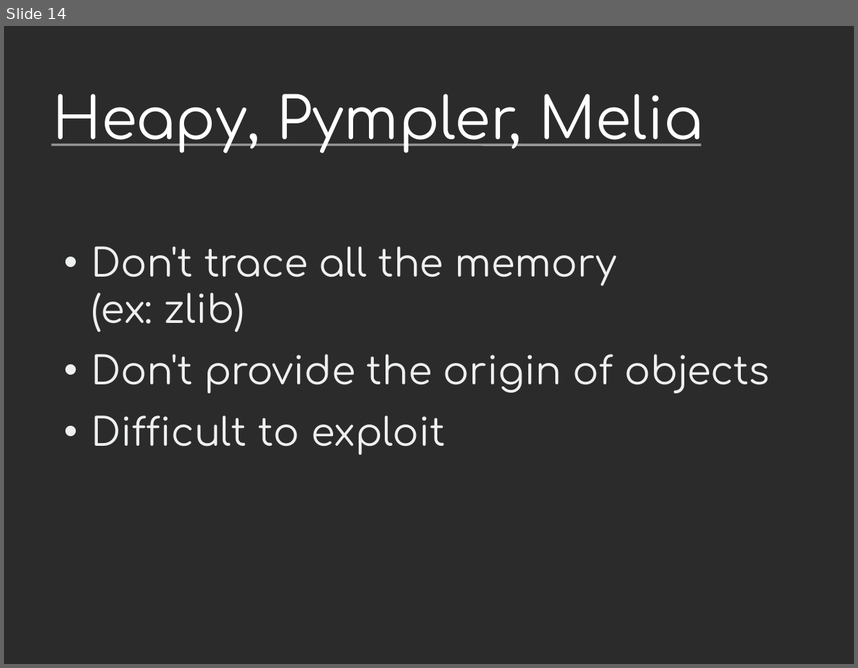
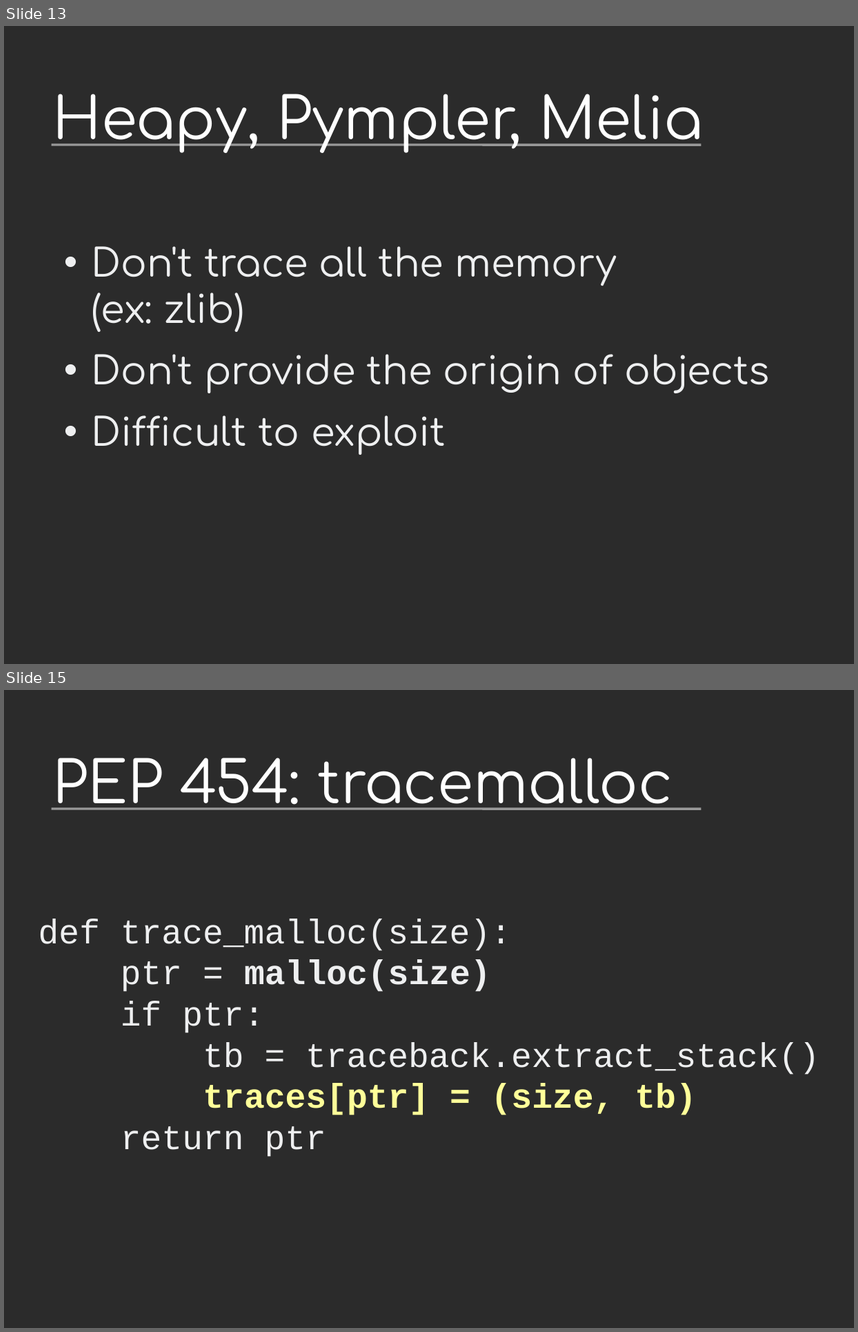
Before and after one commit to vstinner/talks, a slide deck: 2014-Pycon-Montreal/tracemalloc.odp. Shown one above the other, each under a label of ours: slide 14 before the commit, slides 13 and 15 after it; the slides between them are not shown. The pictures are 858x668 and 858x1332 pixels, drawn with LibreOffice and Linux fonts; fonts in the diff are those of the drawing; background and template pictures are left out; a plain dark background stands for a picture behind light text. Boxes give left, top, right and bottom in pixels: in the first picture for what was removed or moved away, otherwise in the second. Text is boxed around its words. In the diff, an @@ line names an element or a change of style, - is before the commit and + after.

Commit message:
tracemalloc

```diff
--- a/2014-Pycon-Montreal/tracemalloc.odp
+++ b/2014-Pycon-Montreal/tracemalloc.odp
@@ slide 15 added at <box>4,690,854,1328</box>, background picture (left out); not listed: 1 template element that a slide beside it also shows @@
@@ title added at <box>53,758,673,810</box>, 54 pt, text #FFFFFF @@
+PEP 454: tracemalloc
@@ text added at <box>38,918,820,1156</box>, 32 pt, text #EEEFF0 @@
+def trace_malloc(size):
+ptr = malloc(size)
+if ptr:
+tb = traceback.extract_stack()
+traces[ptr] = (size, tb)
+return ptr
@@ what was slide 14 is now slide 13 @@
```
Also in this commit, not shown: 7 slides changed, 2 other slides added, 7 slides removed.
